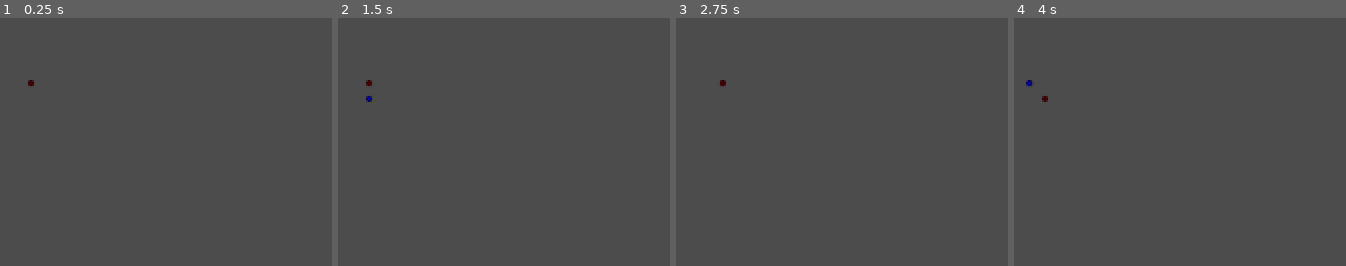
Above: before the commit, frames 1-4 (left to right).
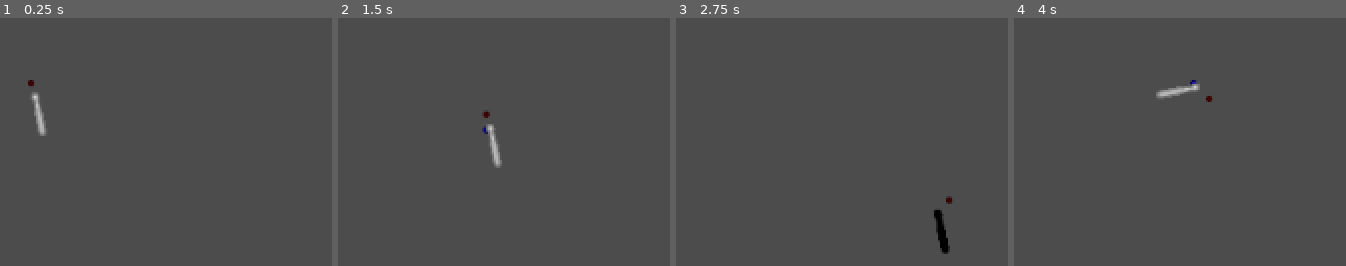
Above: after the commit, the same moments.

Repository: DevinPentecost/rubber-band-ball
Game: Godot game, scene res://scenes/CalebTest.tscn
The game is run twice, just before and just after one commit, with the same random seed, the same clock (stepped at 60 frames per second) and the same inputs. This scene is started directly instead of the project's main scene. The engine's default icon, where the game draws it, is replaced by a stand-in: a white triangle on a blue panel in a dark square.
Inputs (mouse positions are in pixels of both pictures, inside the frame that each line leads up to):
- Up to frame 1 (0.25 s): no input
- Up to frame 2 (1.5 s): tap Enter at 0.5 s; move the mouse to (outside the picture) at 0.52 s; hold D (move_east) 0.53-1.28 s; right-click (outside the picture) at 0.6 s; click (outside the picture) at 0.8 s; move the mouse to (outside the picture) at 1.27 s; hold S (move_south) from 1.28 s (still down); click (outside the picture) at 1.35 s
- Up to frame 3 (2.75 s): right-click (outside the picture) at 1.55 s; tap Space at 2 s; move the mouse to (outside the picture) at 2.02 s; release S (move_south) at 2.03 s; hold D (move_east) from 2.03 s (still down); hold Right (look_east) from 2.03 s (still down); click (outside the picture) at 2.3 s
- Up to frame 4 (4 s): tap Enter at 2.75 s; move the mouse to (outside the picture) at 2.77 s; release D (move_east) at 2.78 s; release Right (look_east) at 2.78 s; hold W (move_north) 2.78-3.53 s; tap Up (look_north) at 2.85 s; right-click (outside the picture) at 3.05 s; move the mouse to (outside the picture) at 3.52 s; hold A (move_west) from 3.53 s (still down); hold Down (look_south) from 3.53 s (still down); click (outside the picture) at 3.8 s

The runs differ from the first frame. In frame 1, 0.4% of the frame differs, in the area x 9-14%, y 29-48%; in frame 2, 0.5%; in frame 3, 0.5%; in frame 4, 0.6%, in the area x 3-60%, y 25-34%.

Commit message:
Add movement

Diff:
--- a/project/objects/player/Player.gd
+++ b/project/objects/player/Player.gd
@@ -1,14 +1,15 @@
-extends Node2D
+extends KinematicBody2D
 
 export(float) var moveSpeed = 1
 export(bool) var isMouseAndKeyboard = false
+export(float) var speed = 10
 
 
 # Called when the node enters the scene tree for the first time.
 func _ready():
 	pass # Replace with function body.
 
-func _interpret_controller_input():
+func _interpret_movement_input():
 	if isMouseAndKeyboard:
 		raise()
 	else:
@@ -59,13 +60,33 @@
 
 		return [Vector2(move_leftright, move_updown).normalized(), Vector2(look_leftright, look_updown).normalized()]
 
-# Called every frame. 'delta' is the elapsed time since the previous frame.
+var _canSwing = true
+var _canDash = true
+
+func _perform_swing():
+	pass
+func _perform_dash():
+	pass
+
 func _process(delta):
-	var inputvectors = _interpret_controller_input()
+	var inputvectors = _interpret_movement_input()
 
 	print(inputvectors)
 	$MoveTarget.position = inputvectors[0] * 10
 	$LookTarget.position = inputvectors[1] * 10
+
+	move_and_slide($MoveTarget.position * speed)
+	$Bat.look_at($LookTarget.global_position)
+
+	if Input.is_action_just_pressed("swing"):
+		_perform_swing()
+		$Bat/CollisionShape2D.disabled = !$Bat/CollisionShape2D.disabled
+		if $Bat/CollisionShape2D.disabled:
+			$Bat/CollisionShape2D/Sprite.modulate = Color.black
+		else:
+			$Bat/CollisionShape2D/Sprite.modulate = Color.white
+	if Input.is_action_just_pressed("dash"):
+		_perform_dash()
 
 
 func _on_Bat_body_entered(body):
--- a/project/objects/player/Player.tscn
+++ b/project/objects/player/Player.tscn
@@ -1,17 +1,17 @@
-[gd_scene load_steps=5 format=2]
+[gd_scene load_steps=6 format=2]
 
 [ext_resource path="res://objects/player/Player.gd" type="Script" id=1]
 [ext_resource path="res://icon.png" type="Texture" id=2]
+[ext_resource path="res://objects/player/bat_metal.png" type="Texture" id=3]
 
 [sub_resource type="CapsuleShape2D" id=3]
 radius = 1.33
 
 [sub_resource type="CircleShape2D" id=2]
 
-[node name="Player" type="RigidBody2D"]
+[node name="Player" type="KinematicBody2D"]
 collision_layer = 0
 collision_mask = 9
-gravity_scale = 0.0
 script = ExtResource( 1 )
 
 [node name="MoveTarget" type="Node2D" parent="."]
@@ -29,15 +29,19 @@
 texture = ExtResource( 2 )
 
 [node name="Bat" type="RigidBody2D" parent="." groups=["bat"]]
-modulate = Color( 0, 0, 0, 1 )
-position = Vector2( 5.826, 1.181 )
 collision_layer = 256
 collision_mask = 8
 gravity_scale = 0.0
 
 [node name="CollisionShape2D" type="CollisionShape2D" parent="Bat" groups=["bat"]]
-position = Vector2( -2.826, -16.181 )
+position = Vector2( 5, 20 )
+rotation = 2.94786
 shape = SubResource( 3 )
+
+[node name="Sprite" type="Sprite" parent="Bat/CollisionShape2D"]
+rotation = -1.5708
+scale = Vector2( 1, 0.66 )
+texture = ExtResource( 3 )
 
 [node name="CollisionShape2D" type="CollisionShape2D" parent="."]
 shape = SubResource( 2 )
--- a/project/project.godot
+++ b/project/project.godot
@@ -74,6 +74,20 @@
 , Object(InputEventJoypadMotion,"resource_local_to_scene":false,"resource_name":"","device":0,"axis":2,"axis_value":-1.0,"script":null)
  ]
 }
+swing={
+"deadzone": 0.5,
+"events": [ Object(InputEventJoypadButton,"resource_local_to_scene":false,"resource_name":"","device":0,"button_index":5,"pressure":0.0,"pressed":false,"script":null)
+, Object(InputEventJoypadButton,"resource_local_to_scene":false,"resource_name":"","device":0,"button_index":7,"pressure":0.0,"pressed":false,"script":null)
+, Object(InputEventMouseButton,"resource_local_to_scene":false,"resource_name":"","device":0,"alt":false,"shift":false,"control":false,"meta":false,"command":false,"button_mask":0,"position":Vector2( 0, 0 ),"global_position":Vector2( 0, 0 ),"factor":1.0,"button_index":1,"pressed":false,"doubleclick":false,"script":null)
+ ]
+}
+dash={
+"deadzone": 0.5,
+"events": [ Object(InputEventJoypadButton,"resource_local_to_scene":false,"resource_name":"","device":0,"button_index":4,"pressure":0.0,"pressed":false,"script":null)
+, Object(InputEventJoypadButton,"resource_local_to_scene":false,"resource_name":"","device":0,"button_index":6,"pressure":0.0,"pressed":false,"script":null)
+, Object(InputEventMouseButton,"resource_local_to_scene":false,"resource_name":"","device":0,"alt":false,"shift":false,"control":false,"meta":false,"command":false,"button_mask":0,"position":Vector2( 0, 0 ),"global_position":Vector2( 0, 0 ),"factor":1.0,"button_index":2,"pressed":false,"doubleclick":false,"script":null)
+ ]
+}
 
 [physics]
 
Binary file added: project/objects/player/bat_metal.png
Not shown, added: project/objects/player/bat_metal.png.import
